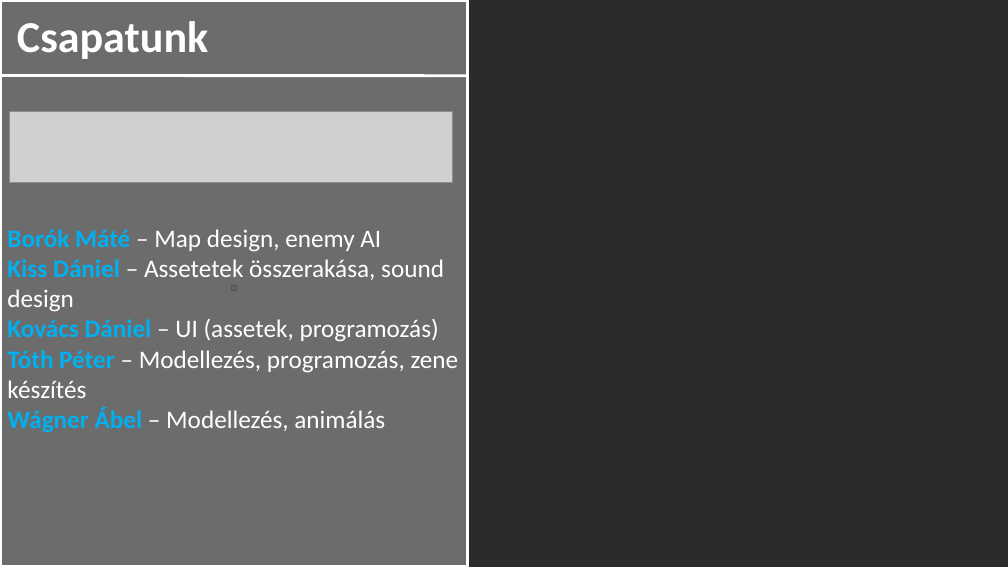
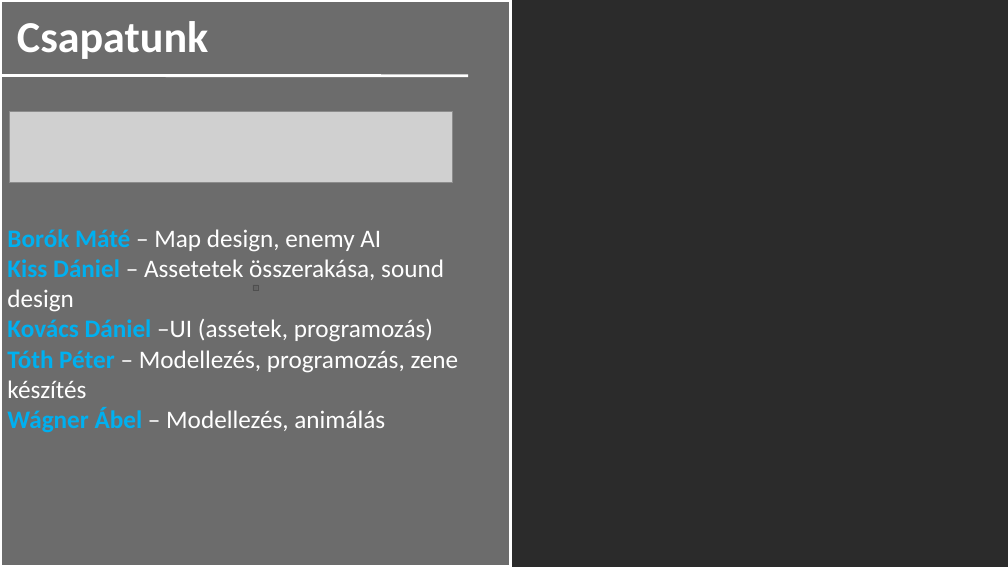
Before and after one commit to PITRv1/CollecThings, a slide deck: slide 2 of CollecThingsPresentationV2.pptx. Drawn at 1008x567 pixels with LibreOffice and Linux fonts; fonts in the diff are those of the drawing; grey boxes stand for pictures; background and template pictures are left out; a plain dark background stands for a picture behind light text. Boxes give left, top, right and bottom in pixels: in the first picture for what was removed or moved away, otherwise in the second. Text is boxed around its words. In the diff, an @@ line names an element or a change of style, - is before the commit and + after.

```diff
--- a/CollecThingsPresentationV2.pptx
+++ b/CollecThingsPresentationV2.pptx
@@ rectangle: place and size @@
-rectangle at (0,0,467,567)
+rectangle at (0,0,510,567)
@@ text at (7,319,433,342): spaces changed @@
-Kovács Dániel – UI (assetek, programozás)
+Kovács Dániel –UI (assetek, programozás)
```
Also in this commit, not shown: 4 other slides changed, 10 other files.
